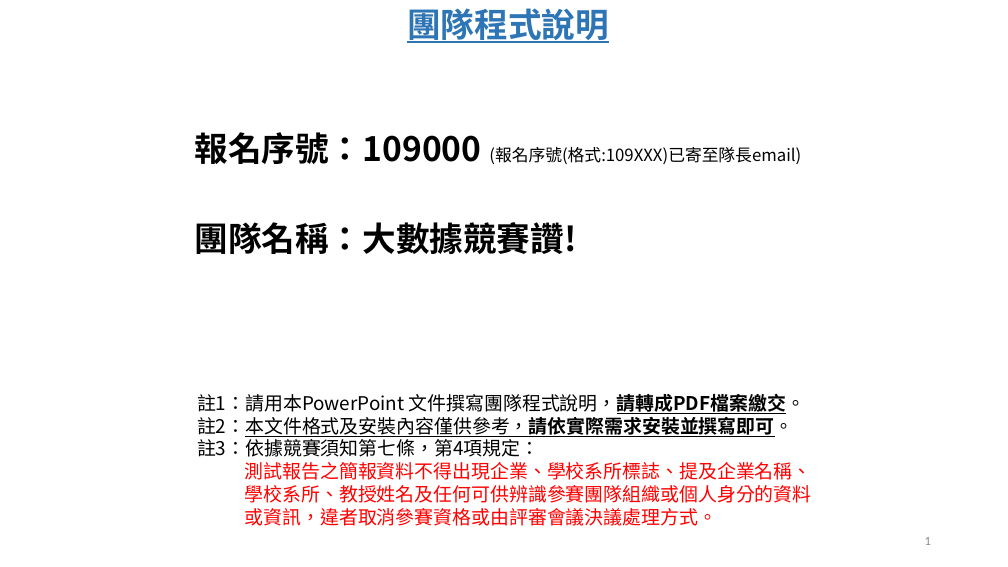
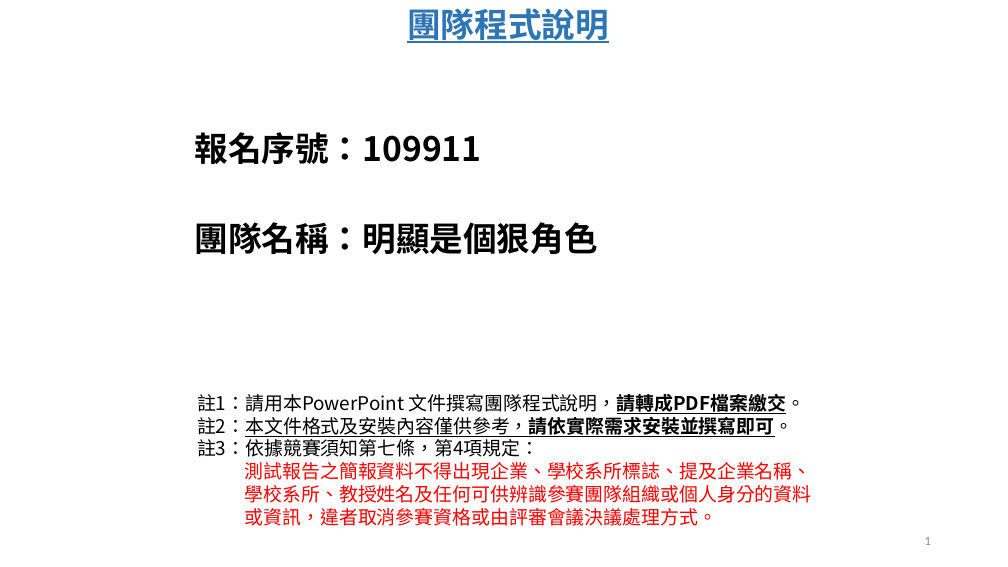
Before and after one commit to r05323028/imbd2020, a slide deck: slide 1 of results/109911_ExplainFile.pptx. Drawn at 1008x567 pixels with LibreOffice and Linux fonts; fonts in the diff are those of the drawing. Boxes give left, top, right and bottom in pixels: in the first picture for what was removed or moved away, otherwise in the second. Text is boxed around its words. In the diff, an @@ line names an element or a change of style, - is before the commit and + after.

```diff
--- a/results/109911_ExplainFile.pptx
+++ b/results/109911_ExplainFile.pptx
@@ title at (194, 132, 597, 254): text changed; size 16 to 32 pt; bold on @@
-報名序號：109000 (報名序號(格式:109XXX)已寄至隊長email)
-團隊名稱：大數據競賽讚!
+報名序號：109911
+團隊名稱：明顯是個狠角色
```
Also in this commit, not shown: 2 other slides changed, 2 other files.
